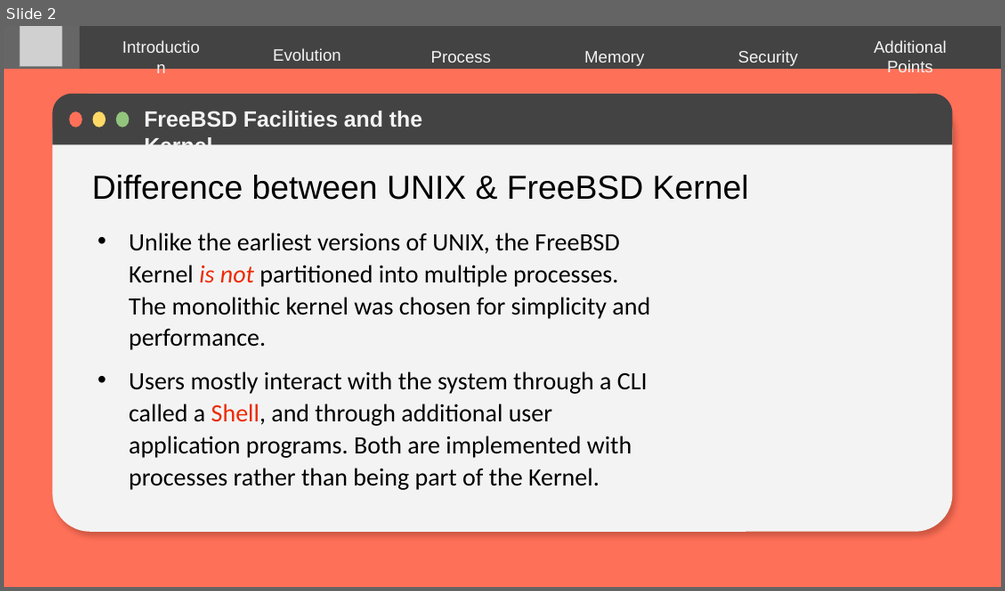
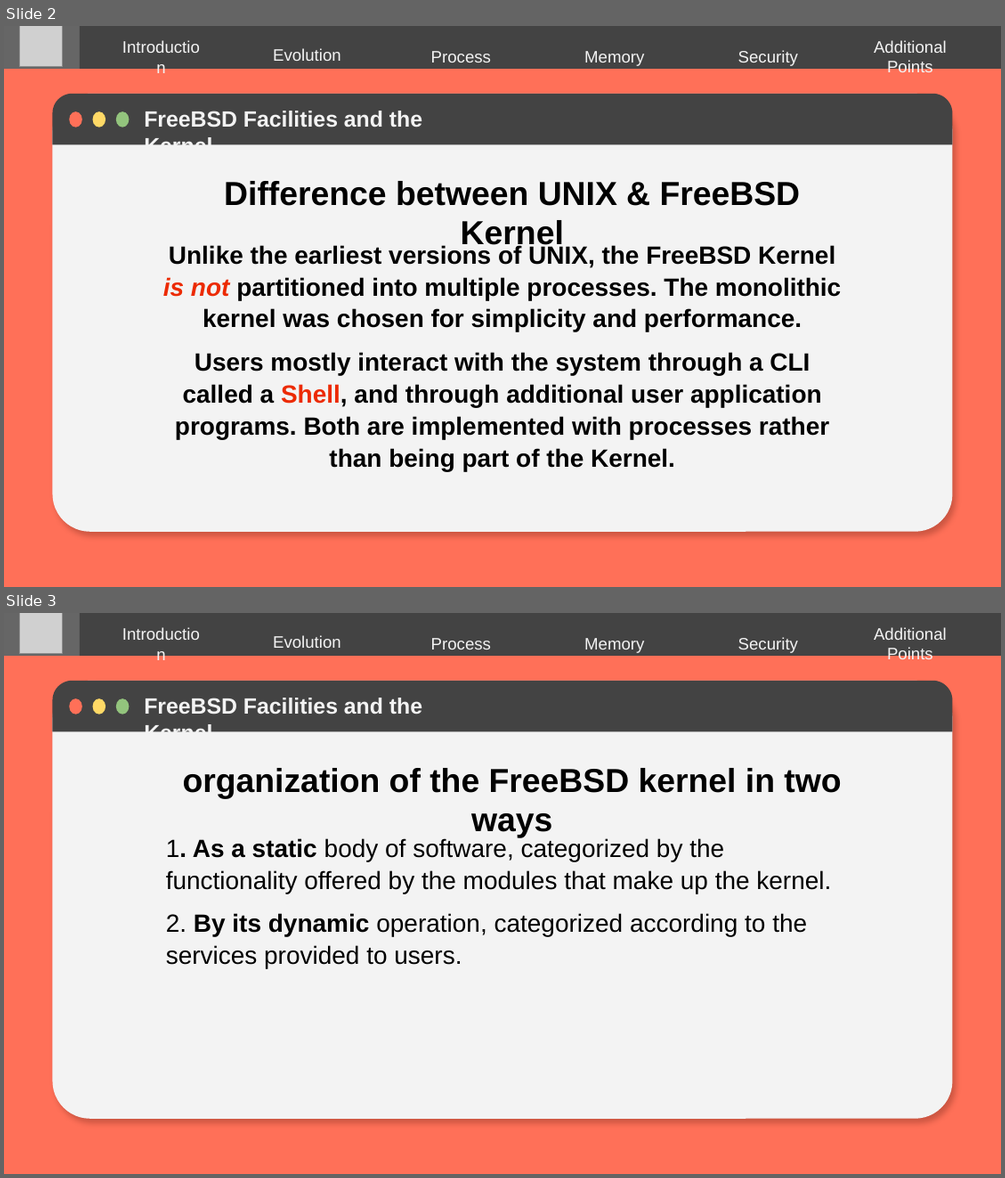
Before and after one commit to MahmoudEssam707/Operating-System, a slide deck: Presentaion on FreeBSD/FreeBSD Facilities and the Kernel.pptx. Shown one above the other, each under a label of ours: slide 2 before the commit, slides 2 and 3 after it. The pictures are 1005x591 and 1005x1178 pixels, drawn with LibreOffice and Linux fonts; fonts in the diff are those of the drawing; grey boxes stand for pictures. Boxes give left, top, right and bottom in pixels: in the first picture for what was removed or moved away, otherwise in the second. Text is boxed around its words. In the diff, an @@ line names an element or a change of style, - is before the commit and + after.

```diff
--- a/Presentaion on FreeBSD/FreeBSD Facilities and the Kernel.pptx
+++ b/Presentaion on FreeBSD/FreeBSD Facilities and the Kernel.pptx
@@ slide 3 added at <box>4,613,1001,1174</box>, background #FF7058 @@
@@ rectangle added at <box>4,613,1001,656</box>, fill #434343 @@
@@ rectangle added at <box>4,613,80,656</box>, fill #666666 @@
@@ picture added at <box>20,613,63,653</box> @@
@@ rectangle added at <box>80,613,234,656</box>, fill #434343 @@
@@ text added at <box>109,623,218,645</box>, 12 pt, text #F3F3F3 @@
+Introduction
@@ rectangle added at <box>234,613,387,656</box>, fill #434343 @@
@@ text added at <box>273,635,341,648</box>, 12 pt, text #F3F3F3 @@
+Evolution
@@ rectangle added at <box>387,613,541,656</box>, fill #434343 @@
@@ text added at <box>431,638,491,649</box>, 12 pt, text #F3F3F3 @@
+Process
@@ rectangle added at <box>541,613,694,656</box>, fill #434343 @@
@@ text added at <box>584,638,644,653</box>, 12 pt, text #F3F3F3 @@
+Memory
@@ rectangle added at <box>694,613,848,656</box>, fill #434343 @@
@@ text added at <box>738,637,798,653</box>, 12 pt, text #F3F3F3 @@
+Security
@@ rectangle added at <box>848,613,1001,656</box>, fill #434343 @@
@@ text added at <box>874,627,947,659</box>, 12 pt, text #F3F3F3 @@
+Additional Points
@@ group added at <box>53,681,953,1119</box>: 3 ellipses, 1 rounded rectangle, 1 round same rect @@
@@ text added at <box>144,698,422,732</box>, 16 pt, text #F3F3F3, bold @@
+FreeBSD Facilities and the Kernel
@@ text added at <box>183,768,841,838</box>, 24 pt, text #000000, bold @@
+organization of the FreeBSD kernel in two ways
@@ text added at <box>166,837,831,968</box>, 18 pt, text #000000 @@
+1. As a static body of software, categorized by the functionality offered by the modules that make up the kernel.
+2. By its dynamic operation, categorized according to the services provided to users.
@@ slide 2 changed as well @@
@@ text "Difference between UNIX & FreeBSD ...": place and size @@
-text "Difference between UNIX & FreeBSD ..." at <box>92,175,749,200</box>
+text "Difference between UNIX & FreeBSD ..." at <box>224,181,801,251</box>
@@ text "Difference between UNIX & FreeBSD ..." at <box>224,181,801,251</box>: bold on; alignment left to centre @@
@@ text "Unlike the earliest versions of ...": place and size @@
-text "Unlike the earliest versions of ..." at <box>129,232,650,490</box>
+text "Unlike the earliest versions of ..." at <box>163,244,841,471</box>
@@ text "Unlike the earliest versions of ..." at <box>163,244,841,471</box>: font Calibri to Arial, bold on; alignment left to centre; bullet • to none @@
```
Also in this commit, not shown: 6 other slides changed.
